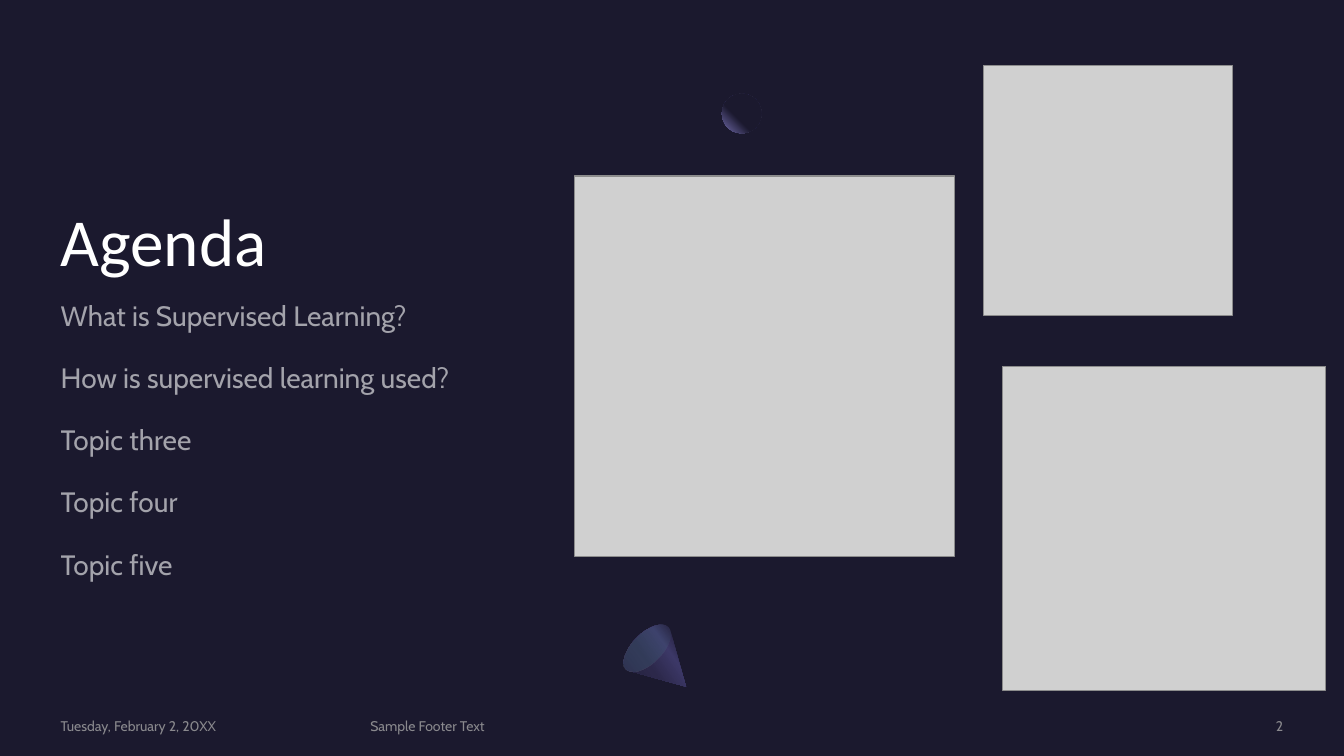
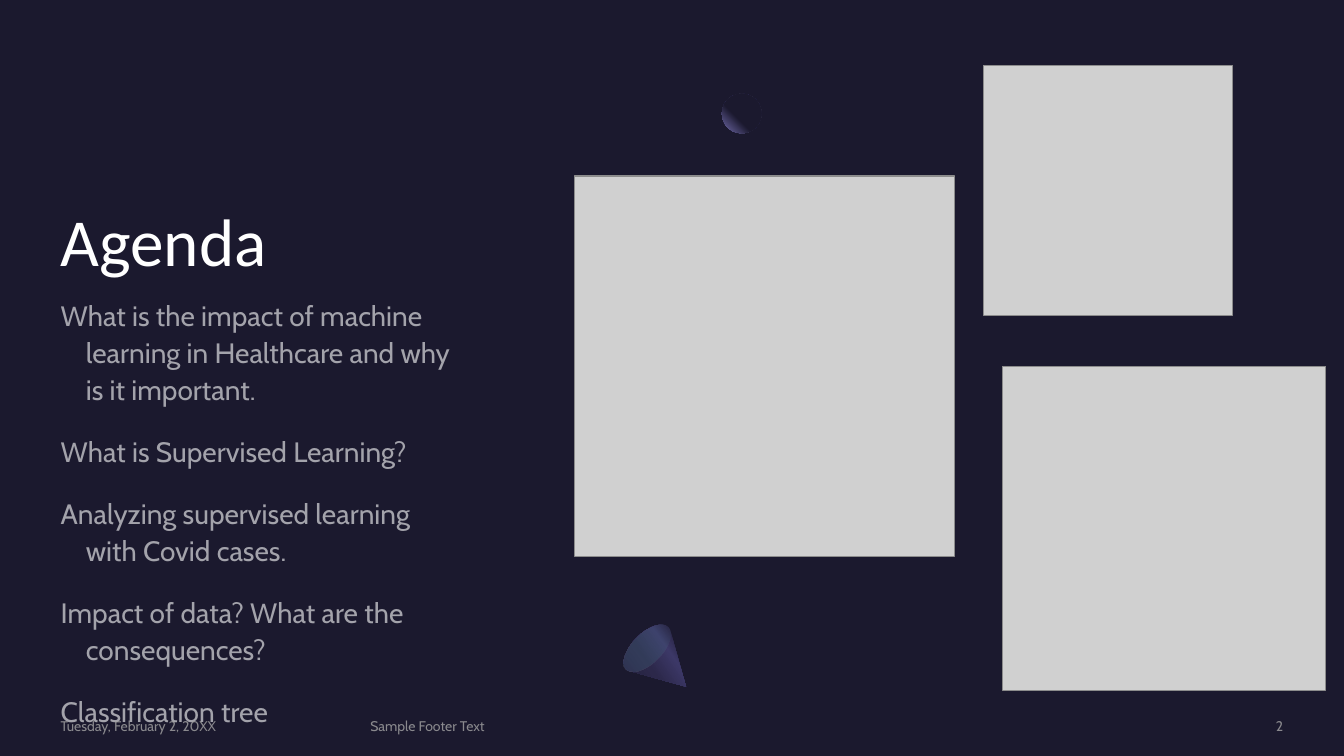
Before and after one commit to Court247/DiscoverAI_Projects_Group3, a slide deck: slide 2 of Final Project/Impact of machine learning in Healthcare.pptx. Drawn at 1344x756 pixels with LibreOffice and Linux fonts; fonts in the diff are those of the drawing; grey boxes stand for pictures. Boxes give left, top, right and bottom in pixels: in the first picture for what was removed or moved away, otherwise in the second. Text is boxed around its words. In the diff, an @@ line names an element or a change of style, - is before the commit and + after.

```diff
--- a/Final Project/Impact of machine learning in Healthcare.pptx
+++ b/Final Project/Impact of machine learning in Healthcare.pptx
@@ text at box(61, 305, 450, 406): paragraph added @@
+What is the impact of machine learning in Healthcare and why is it important.
@@ text at box(61, 503, 410, 667): text changed @@
-How is supervised learning used?
-Topic three
-Topic four
-Topic five
+Analyzing supervised learning with Covid cases.
+Impact of data? What are the consequences?
+Classification tree
```
Also in this commit, not shown: 6 other slides changed, 6 slides added, 5 slides removed, 10 other files.
